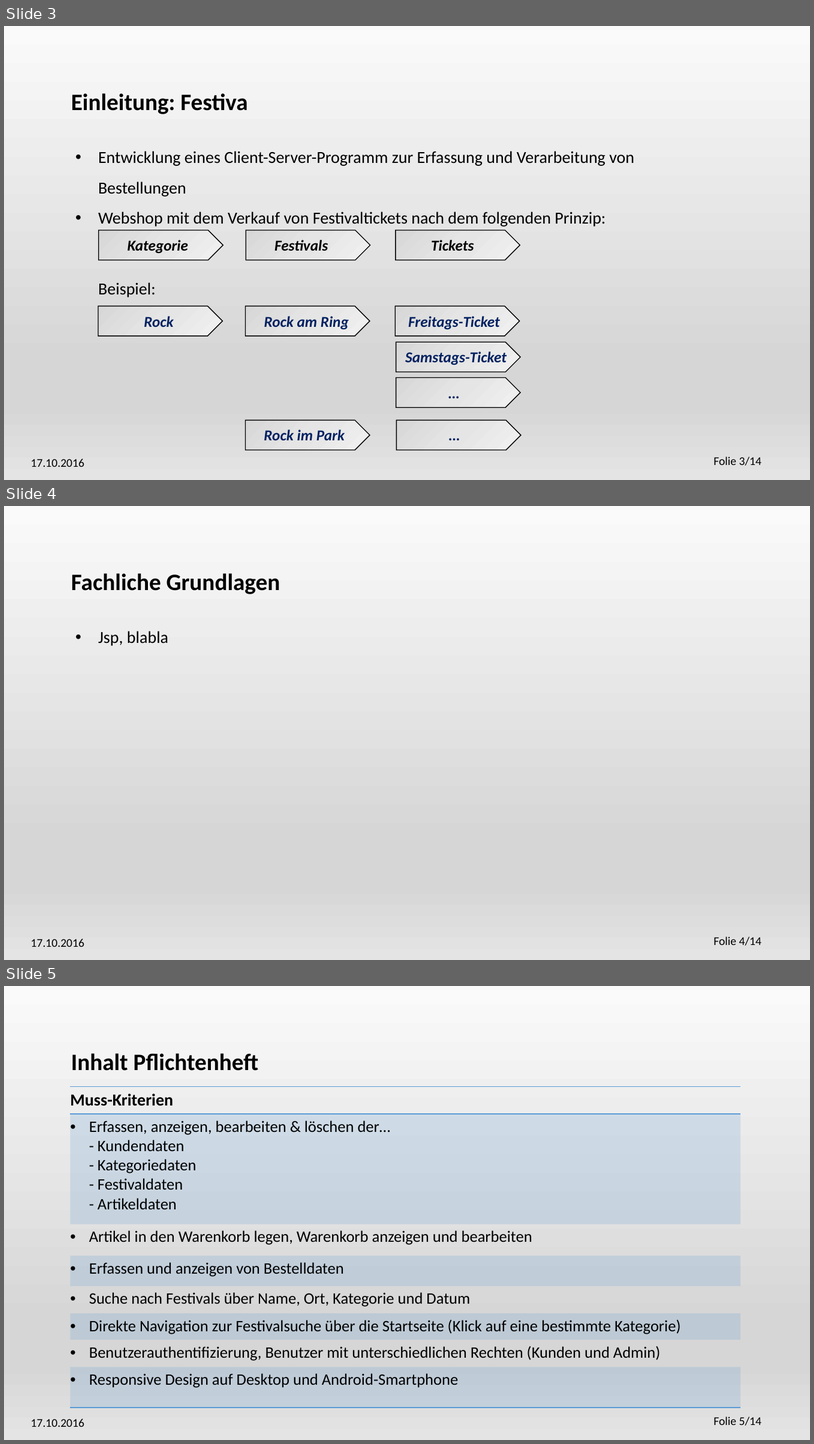
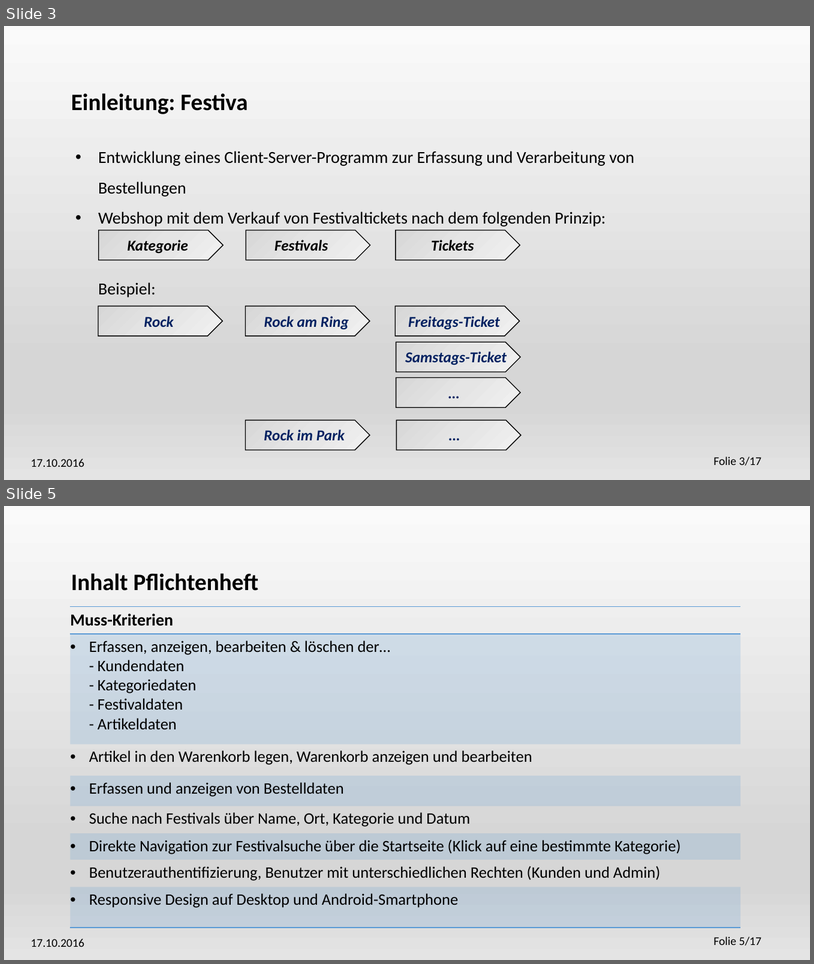
Before and after one commit to Festiva-Team/festiva_documents, a slide deck: Festiva.pptx. Shown one above the other, each under a label of ours: slides 3, 4 and 5 before the commit, slides 3 and 5 after it; the slides between them are not shown. The pictures are 814x1444 and 814x964 pixels, drawn with LibreOffice and Linux fonts; fonts in the diff are those of the drawing. Boxes give left, top, right and bottom in pixels: in the first picture for what was removed or moved away, otherwise in the second. Text is boxed around its words. In the diff, an @@ line names an element or a change of style, - is before the commit and + after.

```diff
--- a/Festiva.pptx
+++ b/Festiva.pptx
@@ slide 4 removed at (4, 506, 810, 960), background gradient #FAFAFA to #D7D7D7 to #E4E4E4; not listed: 2 template elements that a slide beside it also shows @@
@@ text removed at (71, 573, 281, 594) @@
-Fachliche Grundlagen
@@ text removed at (98, 631, 168, 646) @@
-• Jsp, blabla
@@ page number at (714, 456, 762, 465): text changed @@
-Folie 3/14
+Folie 3/17
@@ page number at (714, 936, 762, 945): text changed @@
-Folie 5/14
+Folie 5/17
```
Also in this commit, not shown: 1 slide changed, 5 slides added, 8 other files.
